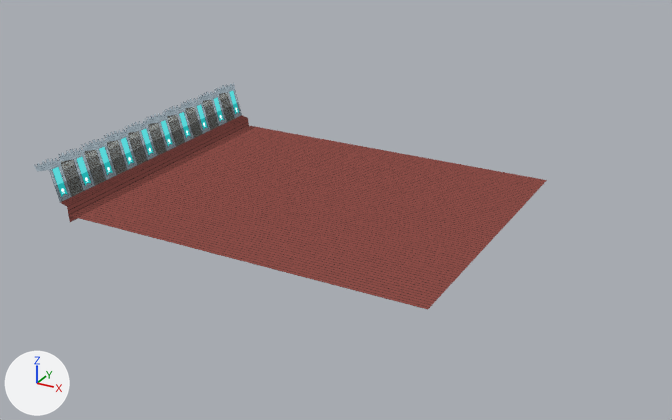
Renders of the Blender file Breaker/Assets/Models/Level_Base.blend from each side of a commit.
Before and after are seen from a camera (50 mm lens) standing at (34.0, -45.7, 21.4) and looking at (9.4, -1.0, -0.9). The axes (+X, +Y, +Z) are drawn at lower left. The lights are the same throughout.

The older version as bpy lines, for what is in view:
```python
me_cube_001 = bpy.data.meshes.new('Cube.001')
me_cube_001.from_pydata(...)  # 640 vertices, 572 faces; spans x -6.1..19.1, y -9.7..9.5, z -1.2..2.6
me_cube_001.materials.append(mat_leveltileset)
ob_cube_001 = bpy.data.objects.new('Cube.001', me_cube_001)
ob_cube_001.location = (0.0, 0.0, 0.0)
```
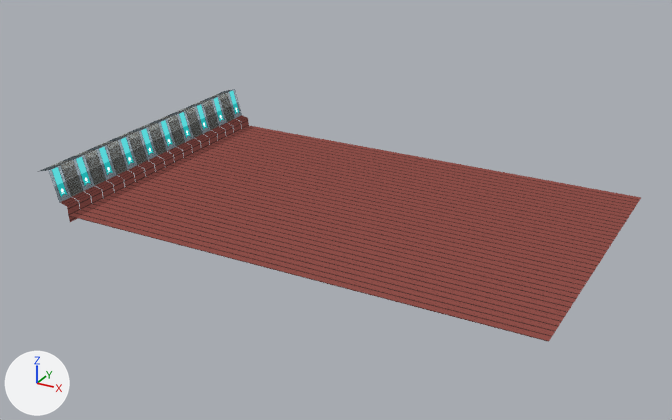
The edits, one by one:
me_cube_001 is used by ob_cube_001; location (0.0, 0.0, 0.0).
me_cube_001 had 640 vertices, 572 faces and spanned x -6.1..19.1, y -9.7..9.5, z -1.2..2.6.
me_cube_001 now has 720 vertices, 646 faces and spans x -5.8..25.0, y -9.6..9.4, z -1.2..1.9.
Part 1, on me_cube_001:
40 vertices are removed from x -6.1..-4.9, y -9.7..9.5, z 2.3..2.6.
40 faces are deleted.
Part 2, on me_cube_001:
20 new vertices lie (1.0, 0.0, 0.0) away from vertices in x 19.1, y -9.6..9.4, z -0.8.
20 new vertices lie (1.0, 0.0, 0.0) away from vertices in x 20.1, y -9.6..9.4, z -0.8.
20 new vertices lie (1.0, 0.0, 0.0) away from vertices in x 21.1, y -9.6..9.4, z -0.8.
20 new vertices lie (1.0, 0.0, 0.0) away from vertices in x 22.1, y -9.6..9.4, z -0.8.
20 new vertices lie (1.0, 0.0, 0.0) away from vertices in x 23.1, y -9.6..9.4, z -0.8.
20 new vertices lie (0.9, 0.0, 0.0) away from vertices in x 24.1, y -9.6..9.4, z -0.8.
114 new faces join them.
me_cube_001 part 3: 475 kept faces spanning x -4.3..19.1, y -9.6..9.4, z -1.2..-0.1 get new texture (UV) coordinates.

Changed parts and their boxes [x1, y1, x2, y2] in the pictures (672 x 420 px):
'Cube.001', reshaped (17% wider, 9% taller): before [31, 78, 547, 310]; after [38, 89, 641, 342]
part 1 of me_cube_001, deleted: before [31, 78, 235, 172]
part 2 of me_cube_001, added (brown): after [428, 180, 641, 342]
part 3 of me_cube_001, surface changed: [60, 117, 547, 310] in both
